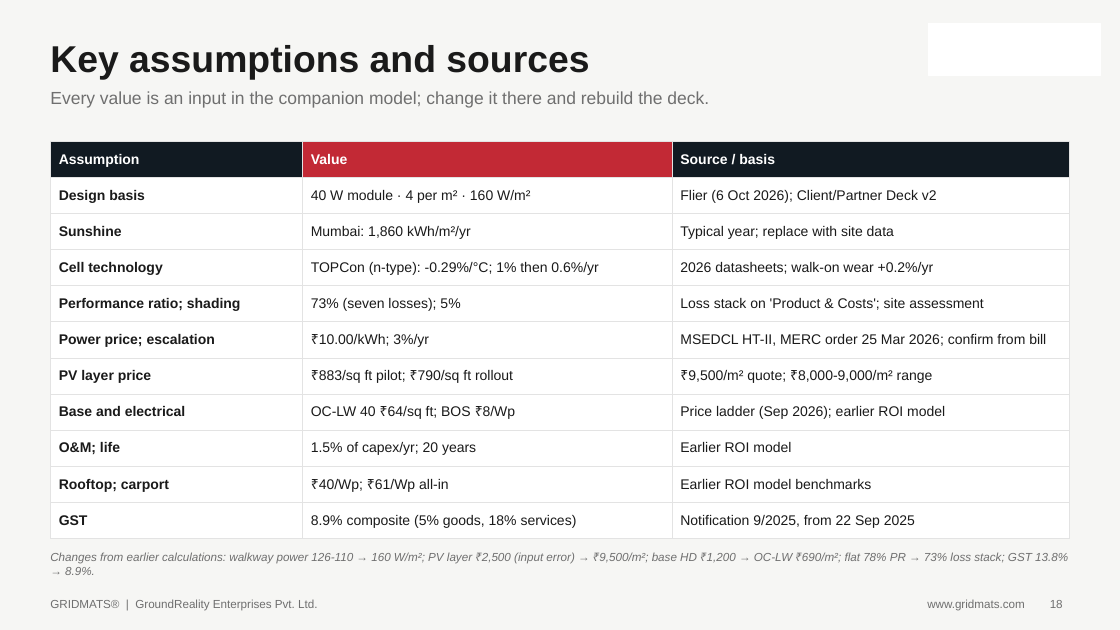
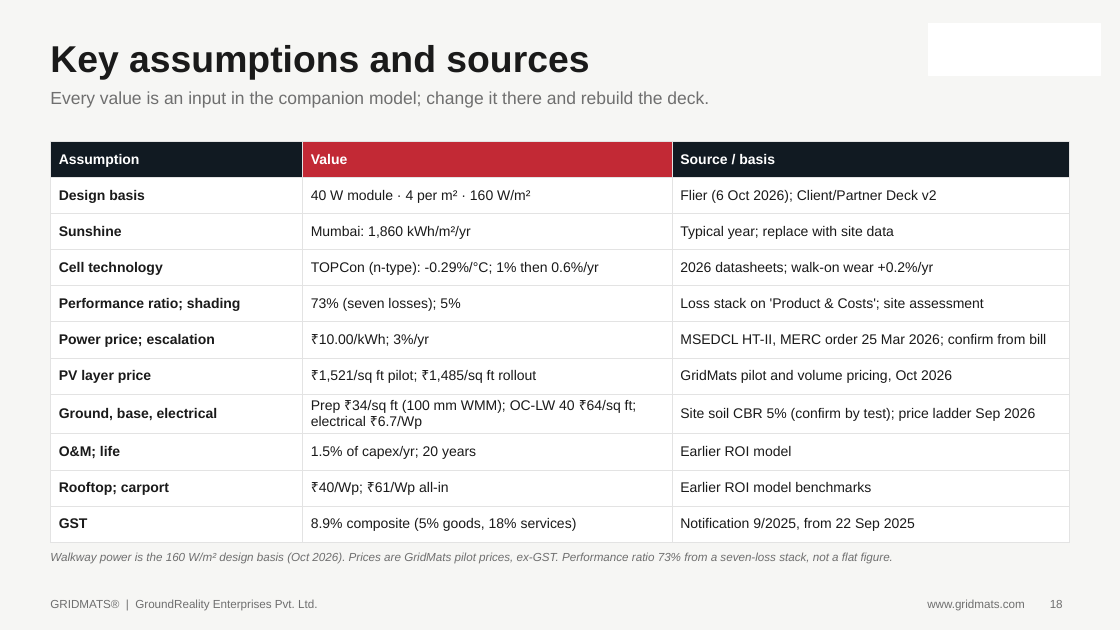
Before and after one commit to bprathap79/gridmats-monitor, a slide deck: slide 18 of solar-walkway-template/output/reliance-jio/GridMats_Solar_Walkway_Proposal_Reliance_Jio.pptx. Drawn at 1120x630 pixels with LibreOffice and Linux fonts; fonts in the diff are those of the drawing; background and template pictures are left out. Boxes give left, top, right and bottom in pixels: in the first picture for what was removed or moved away, otherwise in the second. Text is boxed around its words. In the diff, an @@ line names an element or a change of style, - is before the commit and + after.

```diff
--- a/solar-walkway-template/output/reliance-jio/GridMats_Solar_Walkway_Proposal_Reliance_Jio.pptx
+++ b/solar-walkway-template/output/reliance-jio/GridMats_Solar_Walkway_Proposal_Reliance_Jio.pptx
@@ table at [50, 141, 1070, 535] @@
-row 7, column 2: ₹883/sq ft pilot; ₹790/sq ft rollout
+row 7, column 2: ₹1,521/sq ft pilot; ₹1,485/sq ft rollout
-row 7, column 3: ₹9,500/m² quote; ₹8,000-9,000/m² range
+row 7, column 3: GridMats pilot and volume pricing, Oct 2026
-row 8: Base and electrical | OC-LW 40 ₹64/sq ft; BOS ₹8/Wp | Price ladder (Sep 2026); earlier ROI model
+row 8: Ground, base, electrical | Prep ₹34/sq ft (100 mm WMM); OC-LW 40 ₹64/sq ft; electrical ₹6.7/Wp | Site soil CBR 5% (confirm by test); price ladder Sep 2026
@@ text at [50, 552, 893, 564]: text changed @@
-Changes from earlier calculations: walkway power 126-110 → 160 W/m²; PV layer ₹2,500 (input error) → ₹9,500/m²; base HD ₹1,200 → OC-LW ₹690/m²; flat 78% PR → 73% loss stack; GST 13.8% → 8.9%.
+Walkway power is the 160 W/m² design basis (Oct 2026). Prices are GridMats pilot prices, ex-GST. Performance ratio 73% from a seven-loss stack, not a flat figure.
```
Also in this commit, not shown: 8 other slides changed, 9 other files.
